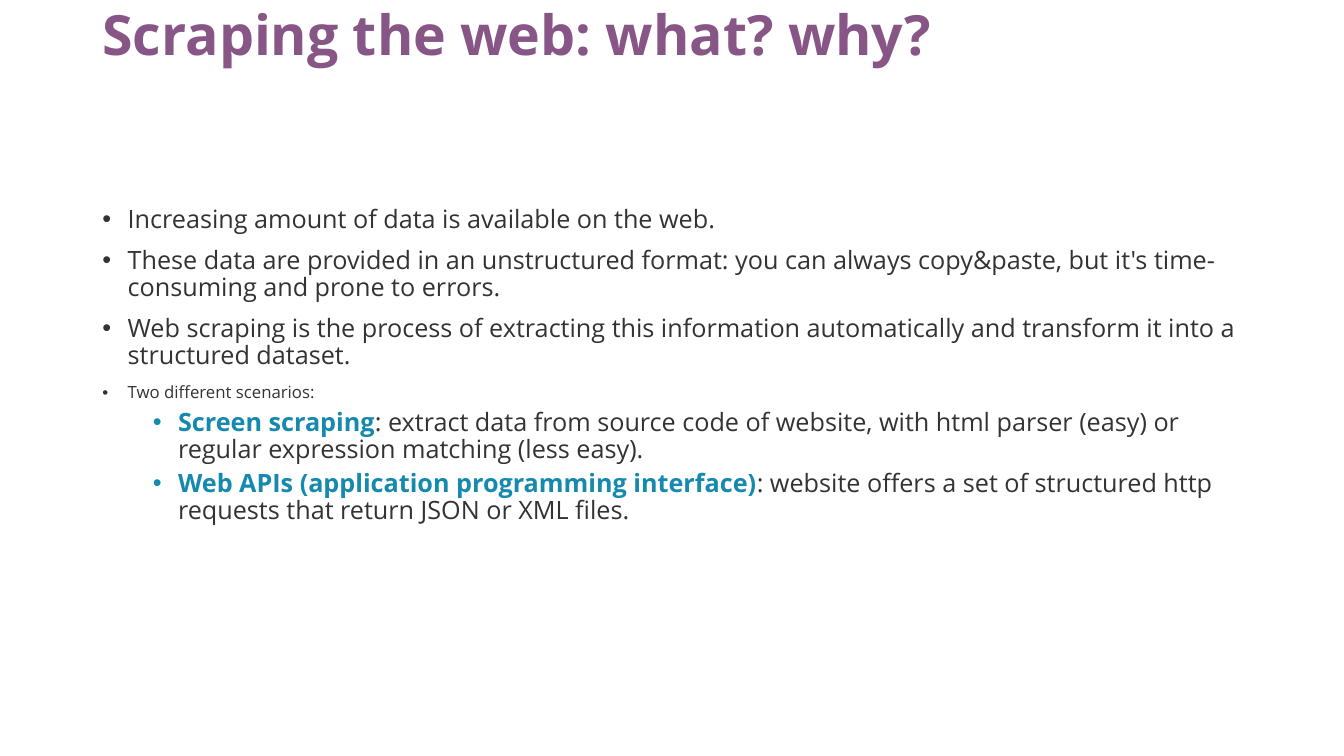
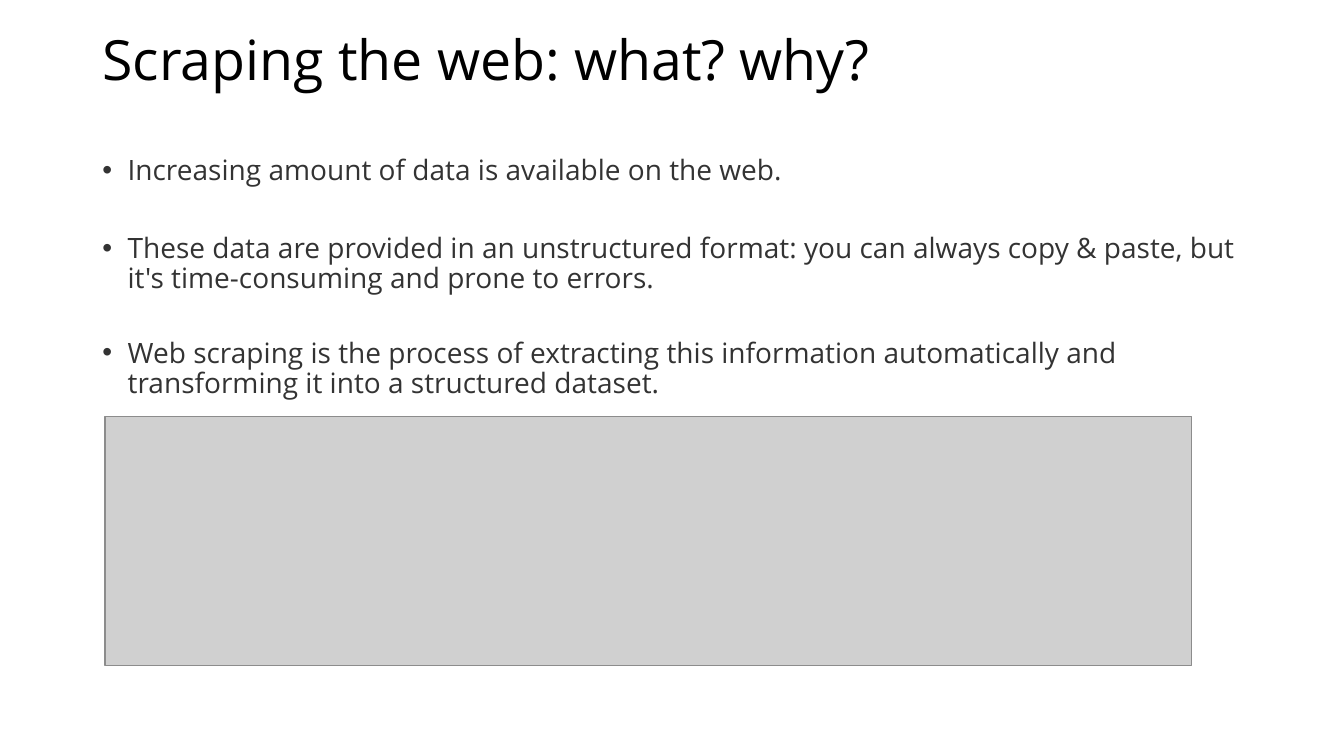
Before and after one commit to IshitaGopal/TRIADS_workshops, a slide deck: slide 4 of intro_to_web_scraping/intro_web_scraping_python.pptx (slide 2 before the commit). Drawn at 1344x756 pixels with LibreOffice and Linux fonts; fonts in the diff are those of the drawing; grey boxes stand for pictures. Boxes give left, top, right and bottom in pixels: in the first picture for what was removed or moved away, otherwise in the second. Text is boxed around its words. In the diff, an @@ line names an element or a change of style, - is before the commit and + after.

```diff
--- a/intro_to_web_scraping/intro_web_scraping_python.pptx
+++ b/intro_to_web_scraping/intro_web_scraping_python.pptx
@@ title "Scraping the web: what? why?": place and size @@
-title "Scraping the web: what? why?" at <box>102,13,931,69</box>
+title "Scraping the web: what? why?" at <box>102,38,870,94</box>
@@ title "Scraping the web: what? why?" at <box>102,38,870,94</box>: text colour #875687 to #000000, bold off @@
@@ text "Increasing amount of data is ...": place and size @@
-text "Increasing amount of data is ..." at <box>128,208,1235,525</box>
+text "Increasing amount of data is ..." at <box>128,158,1234,400</box>
@@ text at <box>128,158,781,187</box>: size 18 to 20 pt in "Increasing amount of data is available on ..." @@
@@ text at <box>128,236,1234,400</box>: text changed; size 18 to 20 pt @@
-• These data are provided in an unstructured format: you can always copy&paste, but it's time-consuming and prone to errors.
-• Web scraping is the process of extracting this information automatically and transform it into a structured dataset.
-• Two different scenarios:
-  • Screen scraping: extract data from source code of website, with html parser (easy) or regular expression matching (less easy).
-  • Web APIs (application programming interface): website offers a set of structured http requests that return JSON or XML files.
+• These data are provided in an unstructured format: you can always copy & paste, but it's time-consuming and prone to errors.
+• Web scraping is the process of extracting this information automatically and transforming it into a structured dataset.
@@ picture added at <box>105,416,1192,665</box> @@
```
Also in this commit, not shown: 3 other slides changed, 10 slides added, 3 slides removed, 26 other files.
